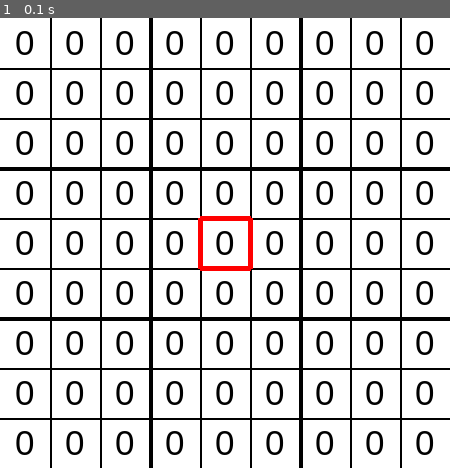
Above: before the commit, frame 1.
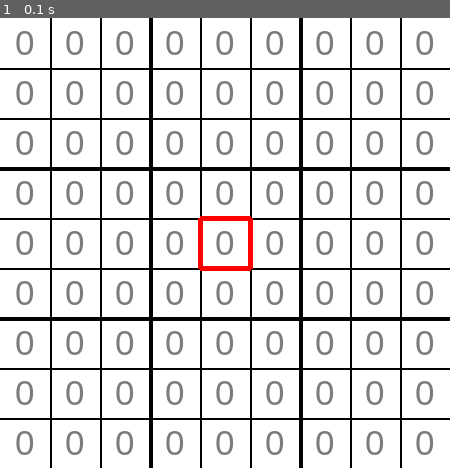
Above: after the commit, the same moment.

Repository: akernahan/SudokuSolver
Game: pygame game, started from gui.py
Two runs of this game, one before a commit and one after it. Both use one fixed random seed, a clock stepped at 60 frames per second and the inputs below.
Inputs:
- Up to frame 1 (0.1 s): no input

The runs differ from the first frame. In frame 1, 7.9% of the frame differs, in the area x 3-97%, y 2-98%.

Commit message:
added a gui that displays a board

Diff:
--- /dev/null
+++ b/Sudoku.py
@@ -0,0 +1,112 @@
+import sys
+from gui import SudokuGUI, GuiTile
+
+class Sudoku:
+
+    def __init__(self, path, display):
+        self.size = 9
+        self.path = path
+        self.board = [[0 for x in range(9)] for y in range(9)]
+        self.createBoard()
+        self.count = 0
+
+        self.display = display
+        self.gui = None
+
+
+    # add exception handeling
+    def createBoard(self):
+        with open(self.path, "r") as f:
+            t = f.readlines()
+
+        for x in range(self.size):
+            for y in range(self.size):
+                self.board[x][y] = int(t[x][y])
+
+
+    def createScreen(self):
+        self.gui = SudokuGUI()
+        self.gui.initScreen()
+
+
+
+    # solves puzzles without displaying it on screen
+    def solveBacktrack(self):
+        self.count += 1
+        pass
+
+    # solves on screen
+    def displayGui(self):
+        pass
+
+    def checkIfSafe(self, row, col, n):
+        if not self.validRow(row, n):
+            return False
+        if not self.validCol(col, n):
+            return False
+        if not self.validBox(row, col, n):
+            return False
+        return True
+
+    def validRow(self, row, n):
+        for i in range(self.size):
+            if (self.board[row][i] == n):
+                return False
+        return True
+
+    def validCol(self, col, n):
+        for i in range(self.size):
+            if (self.board[i][col] == n):
+                return False
+        return True
+
+    def vaildBox(self, row, col, n):
+        siz = self.size // 3
+        box_row = (row // 3) * 3
+        box_col = (col // 3) * 3
+        for x in range(siz):
+            for y in range(siz):
+                # print(self.board[box_row+x][box_col+y],end='')
+                if (self.board[box_row+x][box_col+y] == n):
+                    return False
+            # print()
+        return True
+
+    def findEmpty(self):
+        pass
+
+    def printBoard(self):
+        i = 0
+        print(" -----------------------\n| ", end='')
+        for row in self.board:
+            j = 0
+            for n in row:
+                print("{} ".format(n), end='')
+                if j == 2 or j == 5:
+                    print("| ", end='')
+                j += 1
+            if i == 2 or i== 5:
+                print("|\n|-------|-------|-------|\n| ", end='')
+            elif i == 8:
+                print("|")
+            else:
+                print("|\n| ", end='')
+            i -=- 1 # spicy
+        print(" -----------------------")
+
+
+if __name__=="__main__":
+    display = False
+    s = Sudoku("puzzles/Beginner/0.txt", display)
+    # s.printBoard()
+
+    # loop until user closes gui
+    # done = True
+    # if display:
+    #     done = False
+    # while not done:
+    #     for event in pygame.event.get()
+    #         if (event = pygame.QUIT):
+    #             sys.exit()
+
+    #     s.
--- a/gui.py
+++ b/gui.py
@@ -8,6 +8,7 @@
 # Colours
 BLACK = (0,0,0)
 WHITE = (255,255,255)
+GREY = (124,124,124)
 RED = (255,0,0)
 GREEN = (0,255,0)
 
@@ -16,10 +17,11 @@
 
 class SudokuGUI:
 
-    def __init__(self, screen=None):
-        self.board = [[0 for x in range(9)] for y in range(9)]
+    def __init__(self):
+        # self.board = [[0 for x in range(9)] for y in range(9)]
         self.screenSize = 450
-        self.screen = screen
+        self.screen = None
+        self.clock = pygame.time.Clock()
         self.tiles = [[0 for x in range(9)] for y in range(9)]
 
 
@@ -66,9 +68,14 @@
         self.val = 0
         self.fnt = pygame.font.SysFont("trebuchetms", 35)
         self.highlight = False
+        self.og = False
 
     def draw(self, screen):
-        text = self.fnt.render(str(self.val), 1, BLACK)
+        # choose text colour
+        colour = GREY
+        if self.og:
+            colour = BLACK
+        text = self.fnt.render(str(self.val), 1, colour)
         screen.blit(text, (self.x+15,self.y+5))
 
         if self.highlight:
@@ -90,11 +97,15 @@
     def setVal(self, n):
         self.val = n
 
+    # set if already given
+    def setOG(self):
+        self.og = True
+
 
 
 
 if __name__=="__main__":
-    s = SudokuGUI(1)
+    s = SudokuGUI()
     s.initScreen()
 
     clock = pygame.time.Clock()
